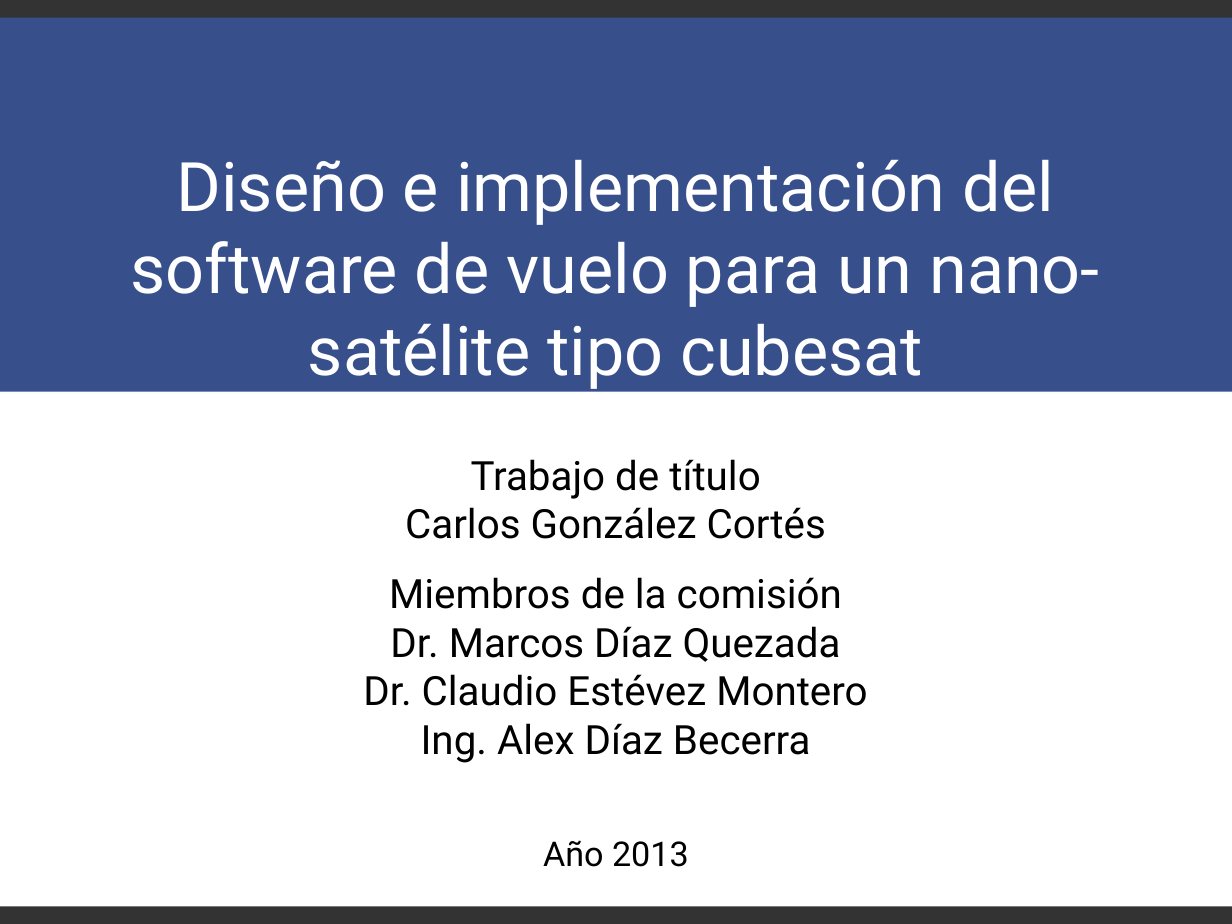
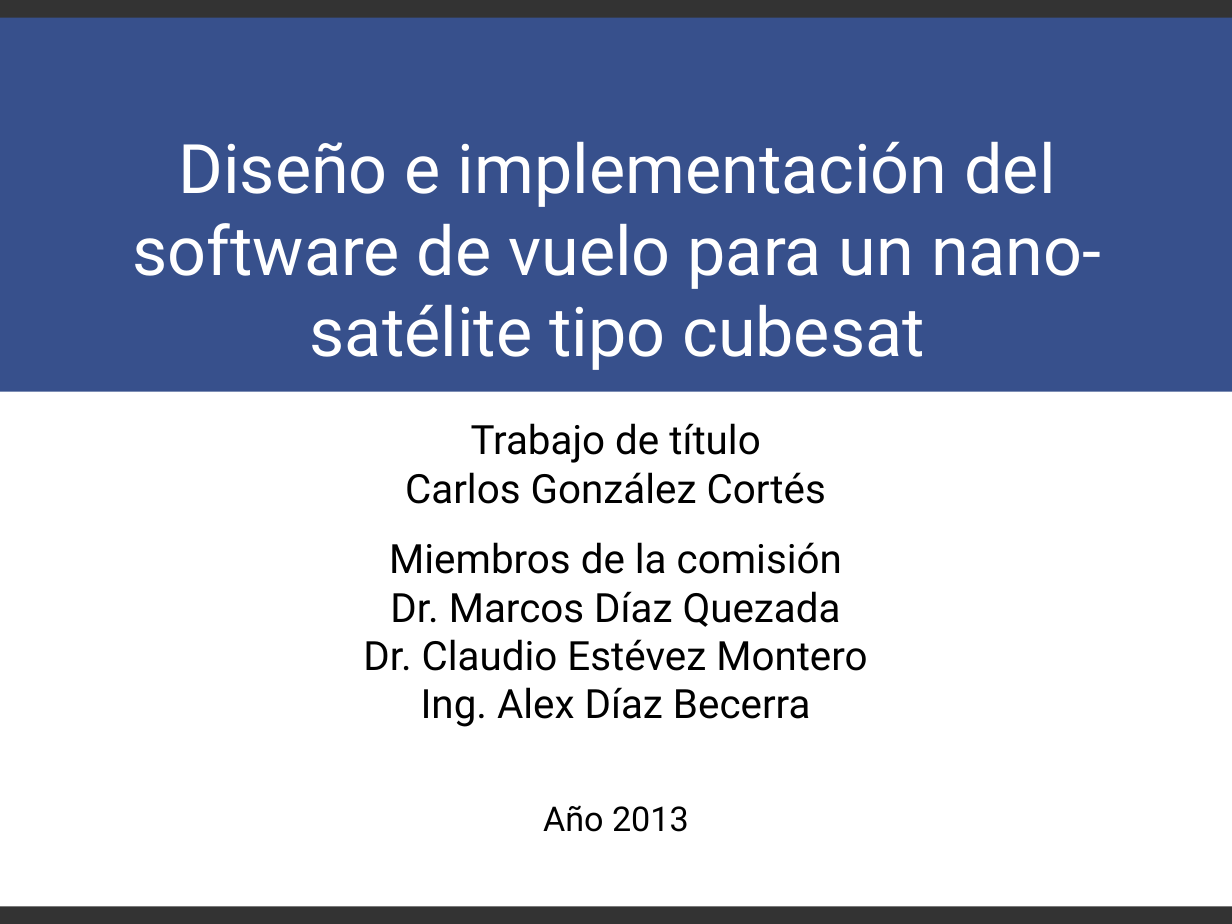
Before and after one commit to carlgonz/Trabajo-de-titulo, a slide deck: slide 1 of Presentacion/Moria-Presentacion.odp. Drawn at 1232x924 pixels with LibreOffice and Linux fonts; fonts in the diff are those of the drawing. Boxes give left, top, right and bottom in pixels: in the first picture for what was removed or moved away, otherwise in the second. Text is boxed around its words. In the diff, an @@ line names an element or a change of style, - is before the commit and + after.

```diff
--- a/Presentacion/Moria-Presentacion.odp
+++ b/Presentacion/Moria-Presentacion.odp
@@ title "Diseño e implementación del software ...": place and size @@
-title "Diseño e implementación del software ..." at <box>131,159,1099,389</box>
+title "Diseño e implementación del software ..." at <box>133,141,1101,370</box>
@@ text "Trabajo de título Carlos González ...": place and size @@
-text "Trabajo de título Carlos González ..." at <box>363,459,867,867</box>
+text "Trabajo de título Carlos González ..." at <box>363,423,867,832</box>
```
Also in this commit, not shown: 1 other slide changed, 9 slides added, 1 slide removed, 3 other files.
